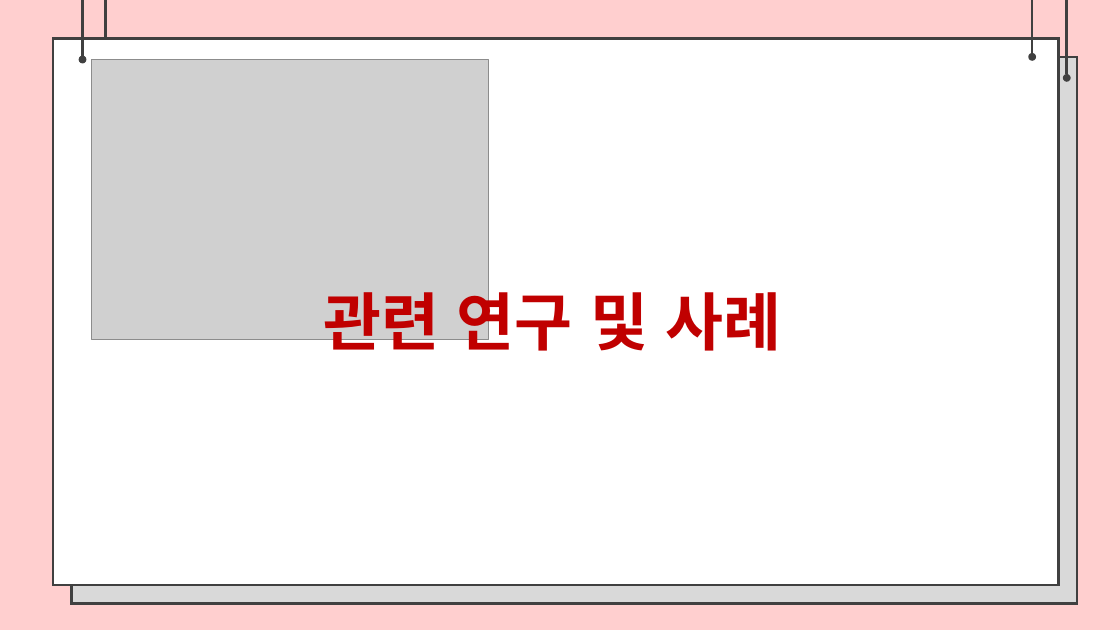
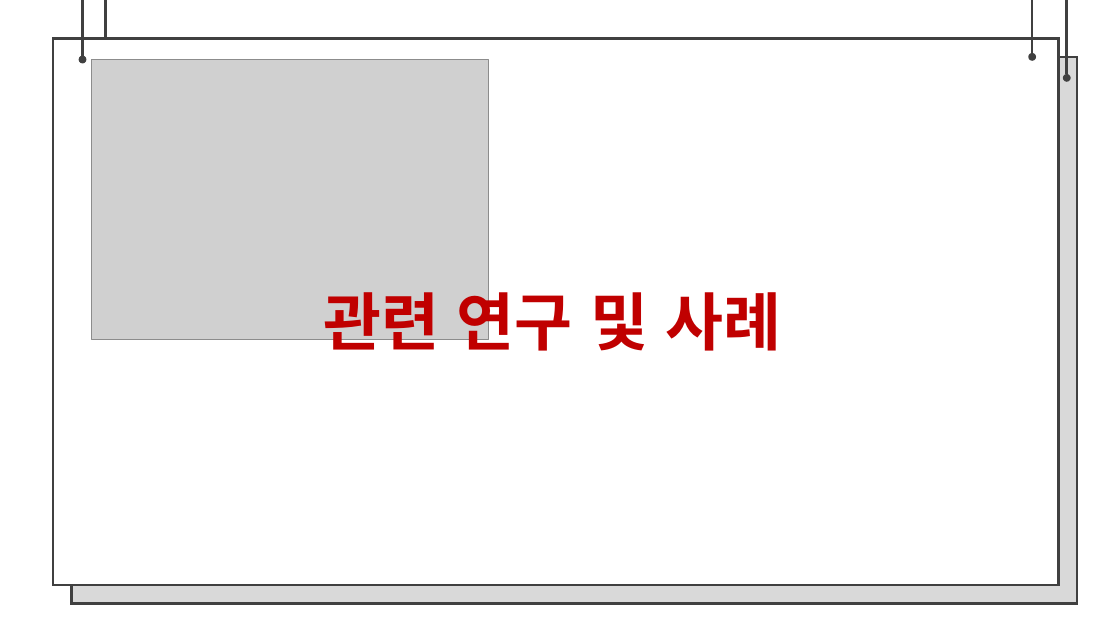
Before and after one commit to bajahoe/gitchana, a slide deck: slide 10 of 제안서 팀장 조동윤, 팀원 임종운.pptx (slide 5 before the commit). Drawn at 1120x630 pixels with LibreOffice and Linux fonts; fonts in the diff are those of the drawing; grey boxes stand for pictures. Boxes give left, top, right and bottom in pixels: in the first picture for what was removed or moved away, otherwise in the second. Text is boxed around its words. In the diff, an @@ line names an element or a change of style, - is before the commit and + after.

```diff
--- a/제안서 팀장 조동윤, 팀원 임종운.pptx
+++ b/제안서 팀장 조동윤, 팀원 임종운.pptx
@@ background #FFCFCF to #FFFFFF @@
```
Also in this commit, not shown: 15 other slides changed, 7 slides added, 2 other files.
